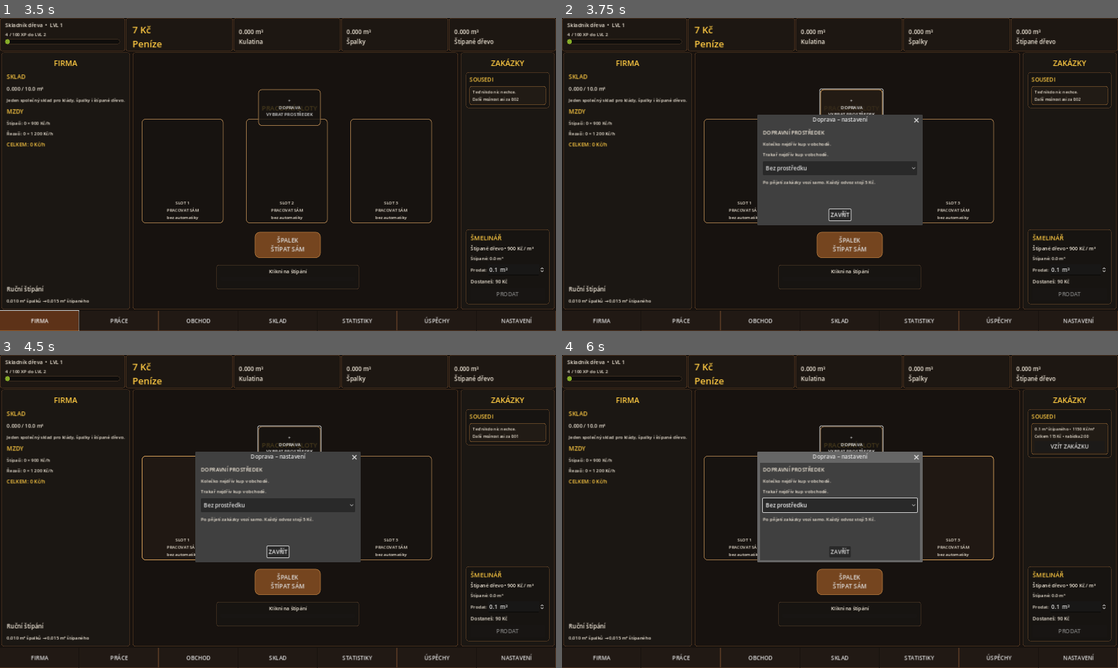
Above: before the commit, frames 1-4 (two rows, left to right).
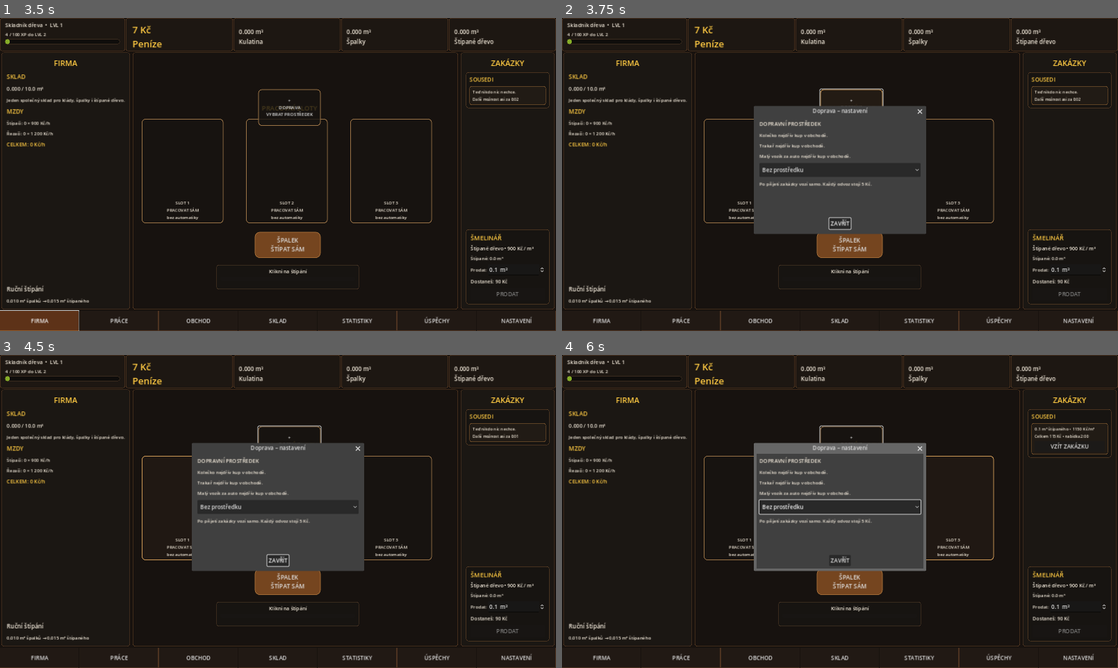
Above: after the commit, the same moments.

Repository: welewan-code/Lumberjack-John
Game: Godot game, scene res://Main.tscn
Two runs of this game, one before a commit and one after it. Both use one fixed random seed, a clock stepped at 60 frames per second and the inputs below.
Inputs:
- Up to frame 1 (3.5 s): click "SEKNOUT" at 0.5 s; click "ODEJÍT Z PRÁCE" at 1.25 s; click "PŘIJMOUT PRÁCI" at 2 s; click "FIRMA" at 2.75 s
- Up to frame 2 (3.75 s): click "+ DOPRAVA VYBRAT PROSTŘEDEK" at 3.5 s
- Up to frame 3 (4.5 s): click "SLOT 1 PRACOVAT SÁM bez autom…" at 4.25 s
- Up to frame 4 (6 s): click "SLOT 2 PRACOVAT SÁM bez autom…" at 5 s; click "SLOT 3 PRACOVAT SÁM bez autom…" at 5.75 s

Frame 1 is identical in both runs. In frame 2, 3.3% of the frame differs, in the area x 34-66%, y 28-70%; in frame 3, 3.3%; in frame 4, 4.8%.

Commit message:
Add small car trailer transport

Diff:
--- a/contract_manager.gd
+++ b/contract_manager.gd
@@ -149,6 +149,8 @@
 		return 0.1
 	if tool_id == "handcart":
 		return 0.2
+	if tool_id == "small_trailer":
+		return 0.5
 	return 0.0
 
 func _owned_transport(item_id: String) -> int:
--- a/shop_ui.gd
+++ b/shop_ui.gd
@@ -15,7 +15,8 @@
 	"frame_saw": {"category":"PILY", "name":"Rámová pila", "price":160, "asset":"res://assets/tools/frame_saw.png", "desc":"Ruční pila pro další pracovní činnosti."},
 	"aku_saw": {"category":"PILY", "name":"Aku pila", "price":790, "asset":"res://assets/tools/aku_saw.png", "desc":"Rychlejší elektrická pila."},
 	"wheelbarrow": {"category":"DOPRAVNÍ PROSTŘEDKY", "name":"Kolečko", "price":80, "asset":"res://assets/tools/wheelbarrow.png", "desc":"Základní přesun materiálu."},
-	"handcart": {"category":"DOPRAVNÍ PROSTŘEDKY", "name":"Trakař", "price":220, "asset":"res://assets/tools/trakar.png", "desc":"Dřevěný trakař. Odveze 0,2 m³ na jednu otočku."}
+	"handcart": {"category":"DOPRAVNÍ PROSTŘEDKY", "name":"Trakař", "price":220, "asset":"res://assets/tools/trakar.png", "desc":"Dřevěný trakař. Odveze 0,2 m³ na jednu otočku."},
+	"small_trailer": {"category":"DOPRAVNÍ PROSTŘEDKY", "name":"Malý vozík za auto", "price":3500, "asset":"res://assets/tools/small_trailer.png", "desc":"Starý malý přívěsný vozík. Odveze 0,5 m³ na jednu otočku."}
 }
 
 var current_category: String = "SEKERY"
@@ -27,7 +28,8 @@
 	"frame_saw": 0,
 	"aku_saw": 0,
 	"wheelbarrow": 0,
-	"handcart": 0
+	"handcart": 0,
+	"small_trailer": 0
 }
 
 func _ready() -> void:
--- a/transport_ui.gd
+++ b/transport_ui.gd
@@ -3,6 +3,7 @@
 const TRANSPORT_SAVE_PATH: String = "user://transport_state.json"
 const WHEELBARROW_AMOUNT_M3: float = 0.1
 const HANDCART_AMOUNT_M3: float = 0.2
+const SMALL_TRAILER_AMOUNT_M3: float = 0.5
 const TRANSPORT_WAGE: float = 5.0
 const TRANSPORT_TIME: float = 5.0
 const UI_REFRESH_INTERVAL: float = 0.25
@@ -116,7 +117,7 @@
 	dialog.title = "Doprava – nastavení"
 	dialog.ok_button_text = "ZAVŘÍT"
 	var box: VBoxContainer = VBoxContainer.new()
-	box.custom_minimum_size = Vector2(400, 220)
+	box.custom_minimum_size = Vector2(400, 250)
 	box.add_theme_constant_override("separation", 10)
 	dialog.add_child(box)
 	box.add_child(_label(main, "DOPRAVNÍ PROSTŘEDEK", 15))
@@ -135,12 +136,17 @@
 		tools.set_item_metadata(tools.item_count - 1, "handcart")
 	else:
 		box.add_child(_label(main, "Trakař nejdřív kup v obchodě.", 13))
+	if _owned_transport("small_trailer") > 0:
+		tools.add_item("Malý vozík za auto – 0,5 m³ / 5 s")
+		tools.set_item_metadata(tools.item_count - 1, "small_trailer")
+	else:
+		box.add_child(_label(main, "Malý vozík za auto nejdřív kup v obchodě.", 13))
 	_select_tool(tools, get_selected_transport_tool(main))
 	tools.item_selected.connect(_on_transport_selected.bind(tools, dialog))
 	box.add_child(tools)
 	box.add_child(_label(main, "Po přijetí zakázky vozí samo. Každý odvoz stojí 5 Kč.", 13))
 	main.add_child(dialog)
-	dialog.popup_centered(Vector2i(460, 280))
+	dialog.popup_centered(Vector2i(480, 330))
 
 func _on_transport_selected(index: int, tools: OptionButton, dialog: AcceptDialog) -> void:
 	var main: Node = get_tree().current_scene
@@ -251,6 +257,8 @@
 		return WHEELBARROW_AMOUNT_M3
 	if tool_id == "handcart":
 		return HANDCART_AMOUNT_M3
+	if tool_id == "small_trailer":
+		return SMALL_TRAILER_AMOUNT_M3
 	return 0.0
 
 func _transport_name(tool_id: String) -> String:
@@ -258,6 +266,8 @@
 		return "KOLEČKO"
 	if tool_id == "handcart":
 		return "TRAKAŘ"
+	if tool_id == "small_trailer":
+		return "MALÝ VOZÍK"
 	return "DOPRAVA"
 
 func _transport_asset(tool_id: String) -> String:
@@ -265,6 +275,8 @@
 		return "res://assets/tools/wheelbarrow.png"
 	if tool_id == "handcart":
 		return "res://assets/tools/trakar.png"
+	if tool_id == "small_trailer":
+		return "res://assets/tools/small_trailer.png"
 	return ""
 
 func _set_button_message(value: String) -> void:
Binary file added: assets/tools/small_trailer.png
